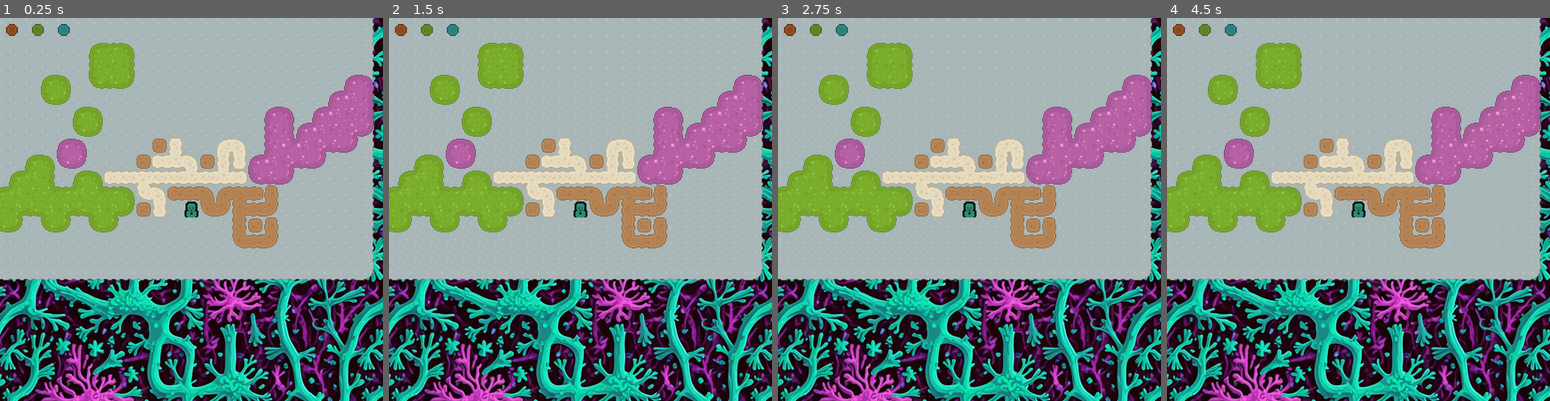
Above: before the commit, frames 1-4 (left to right).
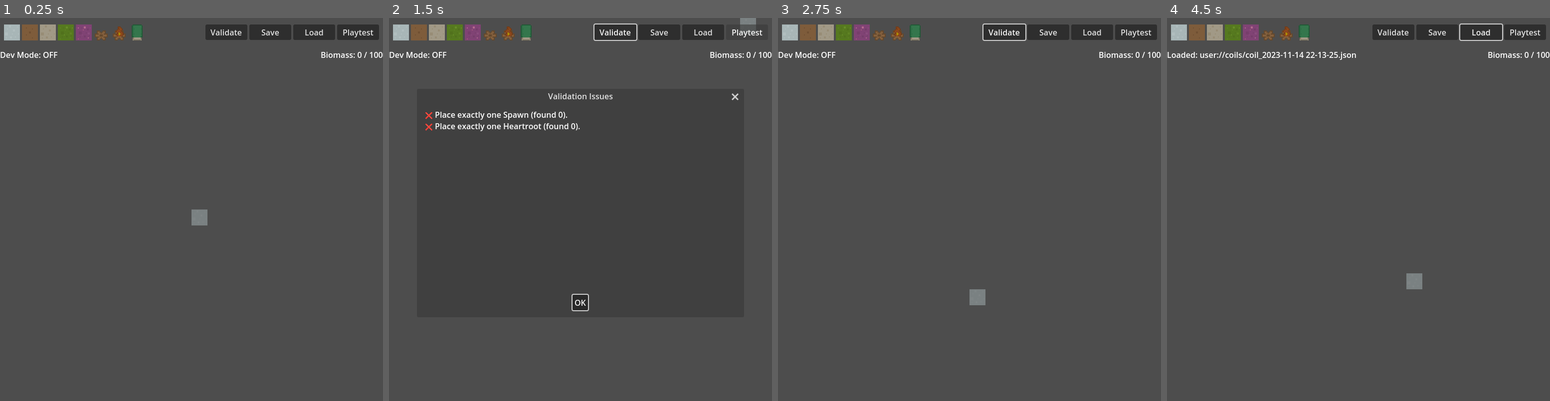
Above: after the commit, the same moments.

Repository: MushroomAlien/VerdantCoil
Game: Godot game, scene res://Scenes/BuilderMode/BuilderMode.tscn
Same seed, same stepped clock (60 frames per second), same inputs: the game is played once before the commit and once after it. Before the commit the project starts from res://Scenes/World/ExploreMode.tscn.
Inputs (mouse positions are in pixels of both pictures, inside the frame that each line leads up to):
- Up to frame 1 (0.25 s): no input
- Up to frame 2 (1.5 s): click (614, 33) at 0.5 s, where only the run after the commit has a clickable "Validate"; click (745, 33) at 1.25 s, where only the run after the commit has a clickable "Playtest"
- Up to frame 3 (2.75 s): click (969, 301) at 2 s, where only the run after the commit has a clickable "OK"
- Up to frame 4 (4.5 s): click (1438, 33) at 2.75 s, where only the run after the commit has a clickable "Save"; click (1481, 33) at 3.5 s, where only the run after the commit has a clickable "Load"; click (1415, 286) at 4.25 s, where only the run after the commit has a clickable "Open"

The runs differ from the first frame. In frame 1, 100% of the frame differs, in the area x 0-100%, y 0-100%; in frame 2, 100%; in frame 3, 100%; in frame 4, 100%.

Commit message:
buildermode functional, save and load functional, playtest transfers to explore mode and returns to buildmode once you reach the heartroot marker

Diff:
--- a/Scenes/Actors/crawler.gd
+++ b/Scenes/Actors/crawler.gd
@@ -13,20 +13,10 @@
 
 # --- Movement Settings ---
 @export var move_speed: float = 5.0  # Tiles per second
-#var tilemap: TileMap
-#@export_category("Layer Settings")
-#@export_range(0, 7, 1)
-#var base_layer_index: int = 0  # (legacy) Safe to remove later; replaced by LAYER_* constants.
 
 # --- Internal State ---
 var _is_moving: bool = false
 var _move_direction := Vector2.ZERO
-
-## --- Layer indices (Phase 1.3 layout) ---
-#const LAYER_BASE := 0      # Flesh (walkable floor) lives here
-#const LAYER_WALLS := 1     # Solid & digestible walls, rendered above Flesh
-#const LAYER_HAZARDS := 2   # Acid / Sticky overlays, rendered above Flesh
-#const LAYER_MARKERS := 3   # Spawn / Heartroot markers
 
 # Simple input-skip slow (Sticky uses this to "eat" N inputs after entry)
 var _skip_inputs := 0
@@ -146,12 +136,11 @@
 			return
 
 	# 5) All checks passed → move
-	var target_pos = GridUtil.to_world(next_tile)
-	var tween = create_tween()
+	var target_pos := GridUtil.to_world(next_tile)
+	var tween := create_tween()
 	tween.tween_property(self, "position", target_pos, 1.0 / move_speed)
-
-	# Apply effects after we arrive (hazards, goal check, then release input lock)
-	tween.connect("finished", func ():
+	# When we arrive, resolve tile effects, then re-enable input
+	tween.finished.connect(func():
 		_on_arrived_at(next_tile)
 	)
 
@@ -175,15 +164,54 @@
 				# Easiest MVP: eat N inputs after this move
 				_consume_future_inputs(slow_ticks)
 
+	# Dissolve digestible wall on entry if Acid Sac is active
+	var wall_td := _get_tile_data(wall_layer, tile)
+	if wall_td != null and _is_digest_wall(wall_td):
+		var upgrades = get_node_or_null("UpgradeController")
+		var acid_on := false
+		if upgrades != null:
+			acid_on = upgrades.has_upgrade(upgrades.Upgrade.ACID_SAC)
+		if acid_on:
+			wall_layer.erase_cell(tile)
+			# (Optional) TODO: spawn particles/SFX here
+
 	# Goal check (Marker layer)
 	var marker_td := _get_tile_data(marker_layer, tile)
 	if marker_td != null and bool(marker_td.get_custom_data("is_goal") or false):
 		print("🏆 Reached Heartroot — WIN!")
-	# Release input lock after all on-enter effects resolve
+		if has_node("/root/CoilSession"):
+			get_node("/root/CoilSession").call("return_to_builder")
+		else:
+			# Fallback if autoload missing
+			get_tree().change_scene_to_file("res://Scenes/BuilderMode/BuilderMode.tscn")
+		_is_moving = false
+		return
+
+	# If we didn’t early-return due to winning, re-enable input now.
 	_is_moving = false
+
+func _win_and_return() -> void:
+	# Lock input so we don't queue more moves during the scene swap
+	_is_moving = true
+	print("🏆 Reached Heartroot — WIN!")
+	if has_node("/root/CoilSession"):
+		get_node("/root/CoilSession").call("return_to_builder")
+	else:
+		# Fallback if the autoload isn't present (update path if needed)
+		get_tree().change_scene_to_file("res://Scenes/BuilderMode/BuilderMode.tscn")
 
 # Increments the number of movement inputs to ignore (used by Sticky slow)
 func _consume_future_inputs(n: int) -> void:
 	_skip_inputs += n
 
+func _is_digest_wall(td: TileData) -> bool:
+	if td == null:
+		return false
+	# Primary: explicit boolean
+	if _get_bool(td, "digestible", false):
+		return true
+	# Fallback: string kind
+	var kind := _get_str(td, "wall_kind", "")
+	return kind == "DIGEST" or kind == "DIGESTIBLE"
+
 ## end crawler.gd
--- a/Scenes/BuilderMode/BuilderMode.tscn
+++ b/Scenes/BuilderMode/BuilderMode.tscn
@@ -97,11 +97,6 @@
 size_flags_horizontal = 3
 size_flags_vertical = 4
 
-[node name="BiomassLabel" type="Label" parent="UI/TopBar/PaletteRow"]
-layout_mode = 2
-size_flags_horizontal = 8
-text = "Biomass: 0 / 100"
-
 [node name="ValidateBtn" type="Button" parent="UI/TopBar/PaletteRow"]
 custom_minimum_size = Vector2(84, 0)
 layout_mode = 2
@@ -116,12 +111,19 @@
 theme_override_font_sizes/font_size = 16
 text = "Save"
 
+[node name="LoadBtn" type="Button" parent="UI/TopBar/PaletteRow"]
+custom_minimum_size = Vector2(84, 0)
+layout_mode = 2
+size_flags_vertical = 4
+theme_override_font_sizes/font_size = 16
+text = "Load"
+
 [node name="PlaytestBtn" type="Button" parent="UI/TopBar/PaletteRow"]
 custom_minimum_size = Vector2(84, 0)
 layout_mode = 2
 size_flags_vertical = 4
 theme_override_font_sizes/font_size = 16
-text = "Playtests"
+text = "Playtest"
 
 [node name="Spacer3" type="Control" parent="UI/TopBar/PaletteRow"]
 custom_minimum_size = Vector2(4, 0)
@@ -134,11 +136,21 @@
 focus_mode = 0
 text = "Start with 24 x 24 base"
 
-[node name="StatusLabel" type="Label" parent="UI/TopBar"]
-layout_mode = 2
+[node name="InfoRow" type="HBoxContainer" parent="UI/TopBar"]
+layout_mode = 2
+size_flags_vertical = 4
+
+[node name="StatusLabel" type="Label" parent="UI/TopBar/InfoRow"]
+layout_mode = 2
+size_flags_horizontal = 3
 size_flags_vertical = 6
 text = "[READY]"
-horizontal_alignment = 1
+
+[node name="BiomassLabel" type="Label" parent="UI/TopBar/InfoRow"]
+layout_mode = 2
+size_flags_horizontal = 4
+text = "Biomass: 0 / 100"
+horizontal_alignment = 2
 
 [node name="ClearBaseConfirm" type="ConfirmationDialog" parent="UI/TopBar"]
 size = Vector2i(772, 160)
@@ -159,6 +171,13 @@
 bbcode_enabled = true
 fit_content = true
 autowrap_mode = 2
+
+[node name="LoadDialog" type="FileDialog" parent="UI/TopBar"]
+title = "Open a File"
+ok_button_text = "Open"
+file_mode = 0
+access = 1
+filters = PackedStringArray("*.json")
 
 [node name="DevOverlay" type="Control" parent="UI"]
 layout_mode = 3
--- a/Scenes/BuilderMode/builder_mode.gd
+++ b/Scenes/BuilderMode/builder_mode.gd
@@ -17,20 +17,24 @@
 @export var walls_layer: TileMapLayer
 @export var hazard_layer: TileMapLayer
 @export var marker_layer: TileMapLayer
+@export_group("Save/Export")
+@export var save_dir: String = "user://coils"
 
 ## --- Scene references ---
 @onready var coil_map: TileMap = $CoilMap
 @onready var palette_row: HBoxContainer = $UI/TopBar/PaletteRow
-@onready var biomass_label: Label = $UI/TopBar/PaletteRow/BiomassLabel
-@onready var status_label: Label = $UI/TopBar/StatusLabel
+@onready var status_label: Label = $UI/TopBar/InfoRow/StatusLabel
+@onready var biomass_label: Label = $UI/TopBar/InfoRow/BiomassLabel
 @onready var start_with_flesh_cb: CheckBox = $UI/TopBar/StartWithFlesh
 @onready var clear_base_confirm: ConfirmationDialog = $UI/TopBar/ClearBaseConfirm
 @onready var dev_badge: Label = $UI/DevOverlay/DevBadge
+@onready var validate_dialog: AcceptDialog = $UI/TopBar/ValidateDialog
+@onready var validate_body: RichTextLabel = $UI/TopBar/ValidateDialog/Body
 @onready var validate_btn: Button = $UI/TopBar/PaletteRow/ValidateBtn
 @onready var save_btn: Button = $UI/TopBar/PaletteRow/SaveBtn
 @onready var playtest_btn: Button = $UI/TopBar/PaletteRow/PlaytestBtn
-@onready var validate_dialog: AcceptDialog = $UI/TopBar/ValidateDialog
-@onready var validate_body: RichTextLabel = $UI/TopBar/ValidateDialog/Body
+@onready var load_btn: Button = $UI/TopBar/PaletteRow/LoadBtn
+@onready var load_dialog: FileDialog = $UI/TopBar/LoadDialog
 
 ## Size of the prefill area for Flesh (adjust to your map size)
 @export var start_flesh_rect: Rect2i = Rect2i(Vector2i(0, 0), Vector2i(24, 24))
@@ -54,40 +58,17 @@
 	if walls_layer == null: push_error("❌ walls_layer not assigned on BuilderMode.")
 	if hazard_layer == null: push_error("❌ hazard_layer not assigned on BuilderMode.")
 	if marker_layer == null: push_error("❌ marker_layer not assigned on BuilderMode.")
-
 	if validate_btn:
 		validate_btn.pressed.connect(_on_validate_pressed)
 	if save_btn:
 		save_btn.pressed.connect(_on_save_pressed)
 	if playtest_btn:
 		playtest_btn.pressed.connect(_on_playtest_pressed)
-
-	# Wire each palette button (by order) to a brush (by order).
-	# Left to right buttons map to registry.brushes[0..N]
-	#var _palette_group := ButtonGroup.new()  # keep one group
-	#var i := 0
-	#for child in palette_row.get_children():
-		#print("child :", child)
-		#if child is TextureButton:
-			#child.toggle_mode = true
-			#child.button_group = _palette_group
-			#child.focus_mode = Control.FOCUS_NONE
-			#child.size_flags_horizontal = Control.SIZE_SHRINK_CENTER
-			#child.size_flags_vertical   = Control.SIZE_SHRINK_CENTER
-			#child.stretch_mode = TextureButton.STRETCH_KEEP_ASPECT_CENTERED
-			#
-			#var idx := i
-			#child.pressed.connect(func(): _select_brush(idx))
-			## Set icon
-			#if brush_registry != null and idx < brush_registry.brushes.size():
-				#var be := brush_registry.brushes[idx]
-				#if be.icon:
-					#child.texture_normal = be.icon
-				#child.tooltip_text = be.display_name
-			## Inactive look by default
-			#child.self_modulate = Color(0.7, 0.7, 0.7, 1.0)
-			#child.scale = Vector2.ONE
-			#i += 1
+	if load_btn:
+		load_btn.pressed.connect(_on_load_pressed)
+	if load_dialog:
+		load_dialog.file_selected.connect(_on_load_file_selected)
+
 	# Wire each palette button (by order) to a brush (by order).
 	# Left to right buttons map to registry.brushes[0..N]
 	var _palette_group := ButtonGroup.new()
@@ -133,6 +114,18 @@
 		var gf = get_node("/root/GameFlags")
 		gf.dev_mode_changed.connect(_on_dev_mode_changed)
 		_on_dev_mode_changed(gf.dev_mode_enabled)
+
+	# ---- restore coil if returning from Playtest ----
+	if has_node("/root/CoilSession"):
+		var cs: Node = get_node("/root/CoilSession")
+		var pc_v: Variant = cs.get("pending_coil")
+		if typeof(pc_v) == TYPE_DICTIONARY:
+			var pc: Dictionary = pc_v as Dictionary
+			if pc.has("layers"):
+				_apply_coil(pc)
+				_show_status("Restored coil from Playtest.")
+
+	# keep numbers fresh after applying
 	_recalc_biomass()
 
 func _process(_delta: float) -> void:
@@ -527,17 +520,61 @@
 
 func _on_validate_pressed() -> void:
 	# Run a full check list and show a friendly popup
+	_recalc_biomass()
 	var result := _run_validation()
 	_show_validation_dialog(result)
 
 func _on_save_pressed() -> void:
-	# Phase 1.5 will implement real JSON save/export.
-	_show_status("Save: coming in Phase 1.5 (JSON export).")
-	# (Optional: gray this button out until 1.5.)
+	# Keep numbers fresh in the save
+	_recalc_biomass()
+	# Ensure directory exists
+	if DirAccess.open(save_dir) == null:
+		var ok := DirAccess.make_dir_recursive_absolute(save_dir)
+		if ok != OK:
+			_show_status("Save failed: couldn't create " + save_dir)
+			return
+	# Build a timestamped filename
+	var ts := Time.get_datetime_string_from_system(false, true).replace(":", "-")
+	var path := "%s/coil_%s.json" % [save_dir, ts]
+	# Write JSON
+	var data := _capture_coil()
+	var f := FileAccess.open(path, FileAccess.WRITE)
+	if f == null:
+		_show_status("Save failed (" + str(FileAccess.get_open_error()) + ").")
+		return
+	f.store_string(JSON.stringify(data, "\t"))
+	f.close()
+	_show_status("Saved: " + path)
+
+func _on_load_pressed() -> void:
+	# Ensure save_dir exists (e.g., "user://coils")
+	if DirAccess.open(save_dir) == null:
+		DirAccess.make_dir_recursive_absolute(save_dir)
+
+	if load_dialog:
+		load_dialog.access = FileDialog.ACCESS_USERDATA
+		load_dialog.current_dir = save_dir        # e.g., "user://coils"
+		# Optional: enforce filter programmatically too
+		# load_dialog.filters = PackedStringArray(["*.json"])
+		load_dialog.popup_centered()
 
 func _on_playtest_pressed() -> void:
-	# We’ll hook this in soon via a tiny Autoload handoff to ExploreMode.
-	_show_status("Playtest: coming next — quick handoff to ExploreMode.")
+	# Validate first
+	_recalc_biomass()
+	var result := _run_validation()
+	if not result.ok:
+		_show_validation_dialog(result)
+		return
+
+	# Optional but handy: autosave a snapshot
+	_autosave_playtest()
+
+	# Hand off to Explore via CoilSession
+	var data: Dictionary = _capture_coil()
+	if has_node("/root/CoilSession"):
+		get_node("/root/CoilSession").call("start_playtest", data)
+	else:
+		_show_status("Playtest: CoilSession autoload missing.")
 
 # Data container for validation results
 class ValidationResult:
@@ -546,6 +583,16 @@
 	var spawn: Vector2i = Vector2i(-999999, -999999)
 	var heart: Vector2i = Vector2i(-999999, -999999)
 
+func _autosave_playtest() -> void:
+	if DirAccess.open(save_dir) == null:
+		DirAccess.make_dir_recursive_absolute(save_dir)
+	var path := "%s/_autosave_playtest.json" % [save_dir]
+	var f := FileAccess.open(path, FileAccess.WRITE)
+	if f:
+		f.store_string(JSON.stringify(_capture_coil(), "\t"))
+		f.close()
+		_show_status("Autosaved: " + path)
+
 # Run the checks defined in our docs (spawn, heartroot, solvable path).
 # Biomass budget check is kept soft here until your BiomassManager is in.
 func _run_validation() -> ValidationResult:
@@ -554,12 +601,10 @@
 	# 1) Exactly one Spawn and Heartroot (Markers layer)
 	var spawn_cells := _find_marker_cells("is_spawn")
 	var heart_cells := _find_marker_cells("is_goal")
-
 	if spawn_cells.size() != 1:
 		r.messages.append("❌ Place exactly one Spawn (found %d)." % spawn_cells.size())
 	else:
 		r.spawn = spawn_cells[0]
-
 	if heart_cells.size() != 1:
 		r.messages.append("❌ Place exactly one Heartroot (found %d)." % heart_cells.size())
 	else:
@@ -573,9 +618,10 @@
 		# If either is missing, the path check is moot.
 		pass
 
-	# (Optional) 3) Biomass cap — wire to your real budget when ready.
-	# if _current_biomass() > _biomass_cap():
-	#     r.messages.append("❌ Biomass over cap by %d." % (_current_biomass() - _biomass_cap()))
+	# 3) Biomass must be under or equal to the cap (soft check for 1.4)
+	if _biomass_used > biomass_cap:
+		var over := _biomass_used - biomass_cap
+		r.messages.append("❌ Biomass over cap by %d (used %d / %d)." % [over, _biomass_used, biomass_cap])
 
 	# Result state
 	r.ok = (r.messages.size() == 0)
@@ -675,6 +721,100 @@
 	# If no metadata, be conservative: treat as solid.
 	return true
 
+## --- JSON save and load file helper funcions
+
+## Serialize one TileMapLayer -> array of cells we can rebuild later.
+func _serialize_layer(layer: TileMapLayer) -> Array:
+	var out: Array = []
+	if layer == null:
+		return out
+	for c in layer.get_used_cells():
+		var sid := layer.get_cell_source_id(c)
+		if sid == -1:
+			continue
+		var atlas: Vector2i = layer.get_cell_atlas_coords(c)
+		out.append({
+			"x": c.x, "y": c.y,
+			"source_id": sid,
+			"atlas_x": atlas.x, "atlas_y": atlas.y
+		})
+	return out
+
+## Capture the whole coil (meta + each layer).
+func _capture_coil() -> Dictionary:
+	return {
+		"meta": {
+			"biomass_cap": biomass_cap,
+			"biomass_used": _biomass_used,
+			"tileset": coil_map.tile_set and coil_map.tile_set.resource_path or ""
+		},
+		"layers": {
+			"base": _serialize_layer(base_layer),
+			"walls": _serialize_layer(walls_layer),
+			"hazard": _serialize_layer(hazard_layer),
+			"marker": _serialize_layer(marker_layer)
+		}
+	}
+
+## --- Load ---
+
+func _on_load_file_selected(path: String) -> void:
+	var f := FileAccess.open(path, FileAccess.READ)
+	if f == null:
+		_show_status("Load failed (" + str(FileAccess.get_open_error()) + ").")
+		return
+	var txt: String = f.get_as_text()
+	f.close()
+	var parsed_v: Variant = JSON.parse_string(txt)
+	if typeof(parsed_v) != TYPE_DICTIONARY:
+		_show_status("Load failed: JSON malformed.")
+		return
+	var data: Dictionary = parsed_v as Dictionary
+	_apply_coil(data)
+	_recalc_biomass()
+	_show_status("Loaded: " + path)
+
+# Rebuild one TileMapLayer from JSON array: [{x,y,source_id,atlas_x,atlas_y}, ...]
+func _rebuild_layer_from_json(arr_any: Variant, layer: TileMapLayer) -> void:
+	if layer == null:
+		return
+	if typeof(arr_any) != TYPE_ARRAY:
+		return
+	var arr: Array = arr_any
+	for cell_any in arr:
+		if typeof(cell_any) != TYPE_DICTIONARY:
+			continue
+		var cell: Dictionary = cell_any as Dictionary
+		if not (cell.has("x") and cell.has("y") and cell.has("source_id")):
+			continue
+		var coords: Vector2i = Vector2i(int(cell["x"]), int(cell["y"]))
+		var sid: int = int(cell["source_id"])
+		var ac: Vector2i = Vector2i.ZERO
+		if cell.has("atlas_x") and cell.has("atlas_y"):
+			ac = Vector2i(int(cell["atlas_x"]), int(cell["atlas_y"]))
+		layer.set_cell(coords, sid, ac)
+
+# Apply a saved coil Dictionary onto the current TileMap layers.
+func _apply_coil(data: Dictionary) -> void:
+	# Clear target layers (keep preview separate)
+	if base_layer: base_layer.clear()
+	if walls_layer: walls_layer.clear()
+	if hazard_layer: hazard_layer.clear()
+	if marker_layer: marker_layer.clear()
+	# Pull 'layers' as Dictionary safely
+	var layers_any: Variant = data.get("layers", {})
+	if typeof(layers_any) != TYPE_DICTIONARY:
+		return
+	var layers: Dictionary = layers_any as Dictionary
+	if layers.has("base"):
+		_rebuild_layer_from_json(layers["base"], base_layer)
+	if layers.has("walls"):
+		_rebuild_layer_from_json(layers["walls"], walls_layer)
+	if layers.has("hazard"):
+		_rebuild_layer_from_json(layers["hazard"], hazard_layer)
+	if layers.has("marker"):
+		_rebuild_layer_from_json(layers["marker"], marker_layer)
+
 
 ## DEV MODE gate: show/hide dev-only UI and ping status
 func _on_dev_mode_changed(enabled: bool) -> void:
--- a/Scenes/World/explore_mode.gd
+++ b/Scenes/World/explore_mode.gd
@@ -10,32 +10,22 @@
 @export var marker_layer: TileMapLayer
 
 func _ready() -> void:
-	var crawler = crawler_scene.instantiate()
-
-	# Find the tilemap layer from the scene tree
-	crawler.base_layer    = base_layer
-	crawler.wall_layer    = walls_layer
-	crawler.hazard_layer  = hazard_layer
-	crawler.marker_layer  = marker_layer
-
-	# Now spawn the crawler
-	var spawn_tile := get_spawn_position()
-	crawler.position = GridUtil.to_world(spawn_tile)
+	# 1) If Builder handed us a coil via the Autoload, rebuild the map now.
+	if has_node("/root/CoilSession"):
+		var cs: Node = get_node("/root/CoilSession")
+		var data_v: Variant = cs.get("pending_coil")
+		if typeof(data_v) == TYPE_DICTIONARY:
+			var data: Dictionary = data_v as Dictionary
+			_load_from_coil(data)  # fills base/walls/hazard/marker
+	# 2) Spawn the crawler at the Spawn marker (or fallback)
+	var crawler := crawler_scene.instantiate()
+	crawler.base_layer   = base_layer
+	crawler.wall_layer   = walls_layer
+	crawler.hazard_layer = hazard_layer
+	crawler.marker_layer = marker_layer
+	var spawn_tile: Vector2i = get_spawn_position()
+	crawler.position = GridUtil.to_world(spawn_tile)  # your util converts map→world
 	add_child(crawler)
-
-## Returns the tile coordinates of the spawn tile marked with `is_spawn = true`.
-## Falls back to (12, 23) if none is found.
-func _process(_delta: float) -> void:
-	pass
-
-	## upgrade debugging tools:
-	#var crawler = $Crawler
-	#var uc = crawler.get_node("UpgradeController")
-		#var debug_text := ""
-	#debug_text += "Hardened Skin: %s\n" % uc.has_upgrade(uc.Upgrade.HARDENED_SKIN)
-	#debug_text += "Acid Sac: %s\n" % uc.has_upgrade(uc.Upgrade.ACID_SAC)
-	#debug_text += "Ghost Trail: %s\n" % uc.has_upgrade(uc.Upgrade.GHOST_TRAIL)
-	#$CanvasLayer/UpgradeDebugLabel.text = debug_text
 
 ## Returns the tile coordinates of the tile marked with is_spawn = true in the "marker" layer.
 ## If none is found, falls back to (12, 23) with a warning.
@@ -57,4 +47,44 @@
 	push_error("❌ No spawn tile found in Markers layer! Using fallback.")
 	return Vector2i(12, 23)
 
+# Load a full coil Dictionary into the four TileMapLayers.
+func _load_from_coil(data: Dictionary) -> void:
+	# Clear first so we don't mix scenes.
+	if base_layer: base_layer.clear()
+	if walls_layer: walls_layer.clear()
+	if hazard_layer: hazard_layer.clear()
+	if marker_layer: marker_layer.clear()
+
+	# Pull "layers" safely from Variant
+	var layers_v: Variant = data.get("layers", {})
+	if typeof(layers_v) != TYPE_DICTIONARY:
+		return
+	var layers: Dictionary = layers_v as Dictionary
+
+	_rebuild_layer_from_json(layers.get("base", []),   base_layer)
+	_rebuild_layer_from_json(layers.get("walls", []),  walls_layer)
+	_rebuild_layer_from_json(layers.get("hazard", []), hazard_layer)
+	_rebuild_layer_from_json(layers.get("marker", []), marker_layer)
+
+## Rebuild one TileMapLayer from JSON array entries:
+## [{x,y,source_id,atlas_x,atlas_y}, ...]
+func _rebuild_layer_from_json(arr_v: Variant, layer: TileMapLayer) -> void:
+	if layer == null:
+		return
+	if typeof(arr_v) != TYPE_ARRAY:
+		return
+	var arr: Array = arr_v
+	for cell_v in arr:
+		if typeof(cell_v) != TYPE_DICTIONARY:
+			continue
+		var cell: Dictionary = cell_v as Dictionary
+		if not (cell.has("x") and cell.has("y") and cell.has("source_id")):
+			continue
+		var coords: Vector2i = Vector2i(int(cell["x"]), int(cell["y"]))
+		var sid: int = int(cell["source_id"])
+		var ac: Vector2i = Vector2i.ZERO
+		if cell.has("atlas_x") and cell.has("atlas_y"):
+			ac = Vector2i(int(cell["atlas_x"]), int(cell["atlas_y"]))
+		layer.set_cell(coords, sid, ac)
+
 ## end explore_mode.gd
--- /dev/null
+++ b/System/autoload/CoilSession.tscn
@@ -0,0 +1,6 @@
+[gd_scene load_steps=2 format=3 uid="uid://c765fgre3hmlo"]
+
+[ext_resource type="Script" uid="uid://46qcldamr0m0" path="res://System/autoload/coil_session.gd" id="1_4kefi"]
+
+[node name="CoilSession" type="Node2D"]
+script = ExtResource("1_4kefi")
--- /dev/null
+++ b/System/autoload/coil_session.gd
@@ -0,0 +1,26 @@
+## coil_session.gd
+extends Node
+# Holds the coil we want to test and swaps to ExploreMode.
+
+# Set this to your ExploreMode scene path.
+@export var explore_scene_path: String = "res://Scenes/World/ExploreMode.tscn"
+@export var builder_scene_path: String = "res://Scenes/BuilderMode/BuilderMode.tscn"
+
+var pending_coil: Dictionary = {}  # the last coil handed off from Builder
+
+func start_playtest(coil: Dictionary) -> void:
+	# Store the data, then change scenes to ExporeMode.
+	pending_coil = coil
+	if explore_scene_path == "":
+		push_error("Explore scene path is empty.")
+		return
+	get_tree().change_scene_to_file(explore_scene_path)
+
+func return_to_builder() -> void:
+	# Return to BuilderMode
+	if builder_scene_path == "":
+		push_error("CoilSession: builder_scene_path is empty.")
+		return
+	get_tree().change_scene_to_file(builder_scene_path)
+
+## end coil_session.gd
--- a/project.godot
+++ b/project.godot
@@ -11,7 +11,8 @@
 [application]
 
 config/name="Verdant Coil"
-run/main_scene="uid://igr13b3t33pe"
+config/version="0.0.1"
+run/main_scene="uid://30d2424oam6i"
 config/features=PackedStringArray("4.4", "Forward Plus")
 config/icon="res://Assets/icon.svg"
 
@@ -19,6 +20,7 @@
 
 Grid="*res://System/grid.gd"
 GameFlags="*res://System/game_flags.gd"
+CoilSession="*res://System/autoload/CoilSession.tscn"
 
 [display]
 
Not shown, added: System/autoload/coil_session.gd.uid
